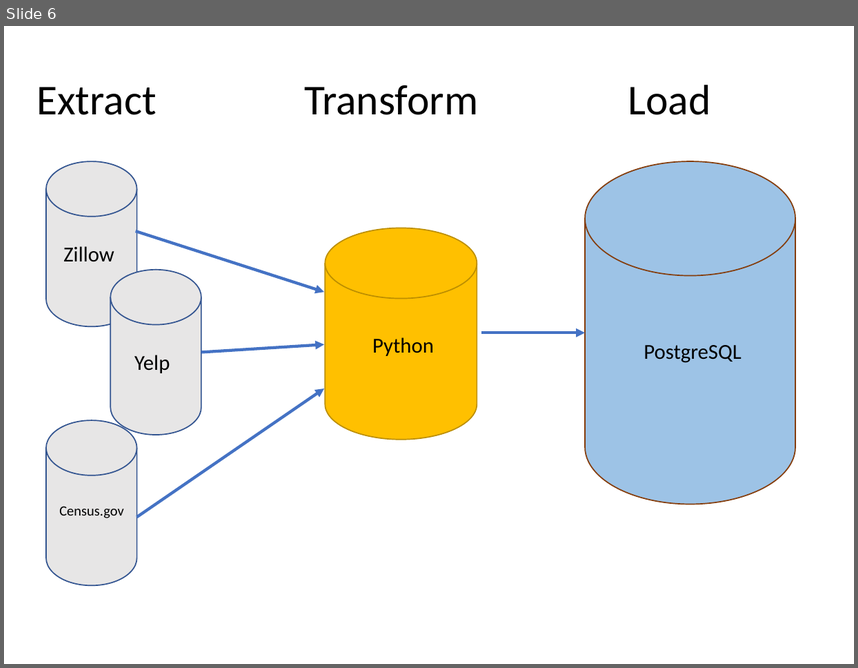
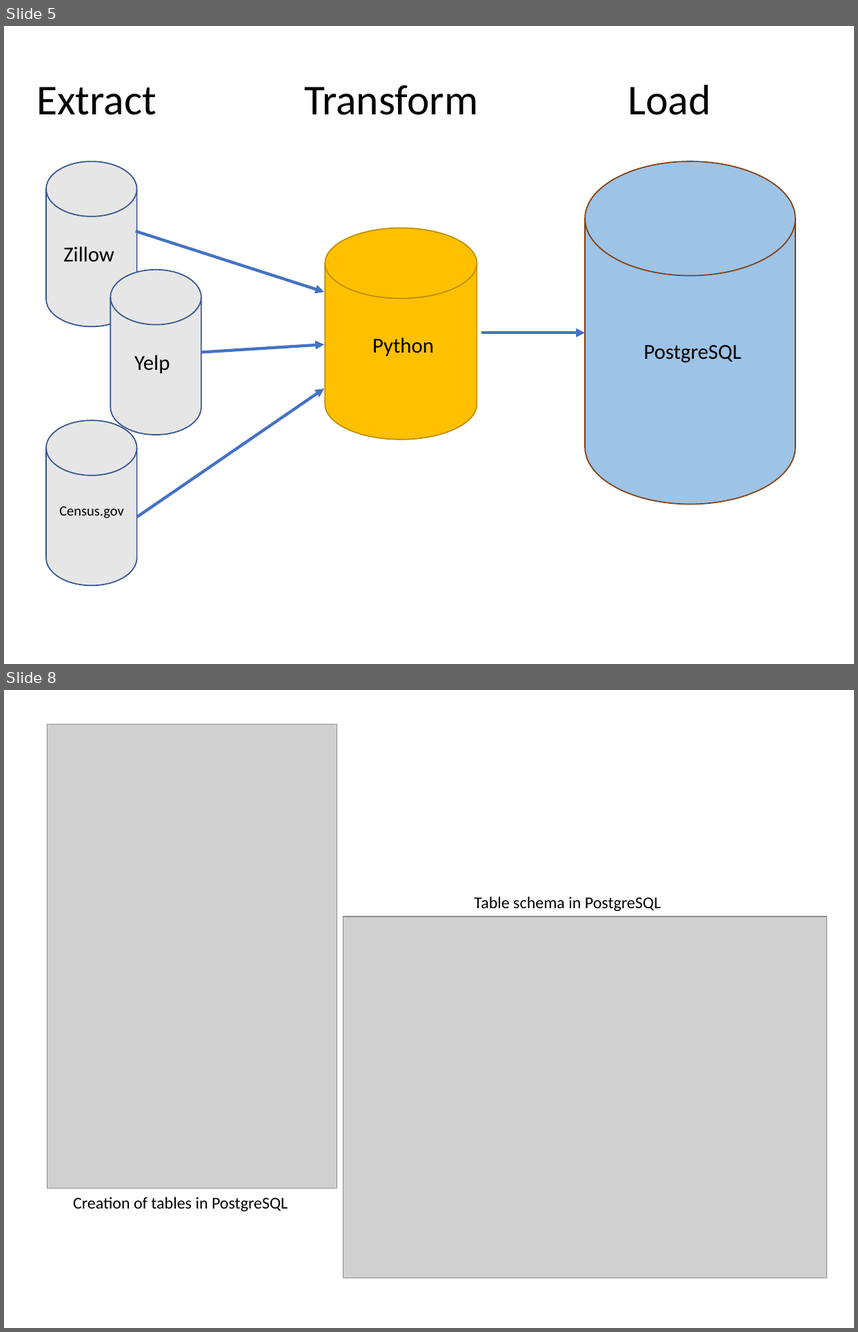
Before and after one commit to abrahambenaim/ETL-Project, a slide deck: ETL Project - CHAMPS.pptx. Shown one above the other, each under a label of ours: slide 6 before the commit, slides 5 and 8 after it; the slides between them are not shown. The pictures are 858x668 and 858x1332 pixels, drawn with LibreOffice and Linux fonts; fonts in the diff are those of the drawing; grey boxes stand for pictures. Boxes give left, top, right and bottom in pixels: in the first picture for what was removed or moved away, otherwise in the second. Text is boxed around its words. In the diff, an @@ line names an element or a change of style, - is before the commit and + after.

```diff
--- a/ETL Project - CHAMPS.pptx
+++ b/ETL Project - CHAMPS.pptx
@@ slide 8 added at (4, 690, 854, 1328), background #FFFFFF @@
@@ picture added at (47, 724, 337, 1188) @@
@@ text added at (474, 896, 661, 911), 14 pt, text #000000 @@
+Table schema in PostgreSQL
@@ picture added at (343, 916, 827, 1277) @@
@@ text added at (73, 1196, 288, 1211), 14 pt, text #000000 @@
+Creation of tables in PostgreSQL
@@ what was slide 6 is now slide 5 @@
```
Also in this commit, not shown: 4 slides changed, 3 other slides added, 1 slide removed.
